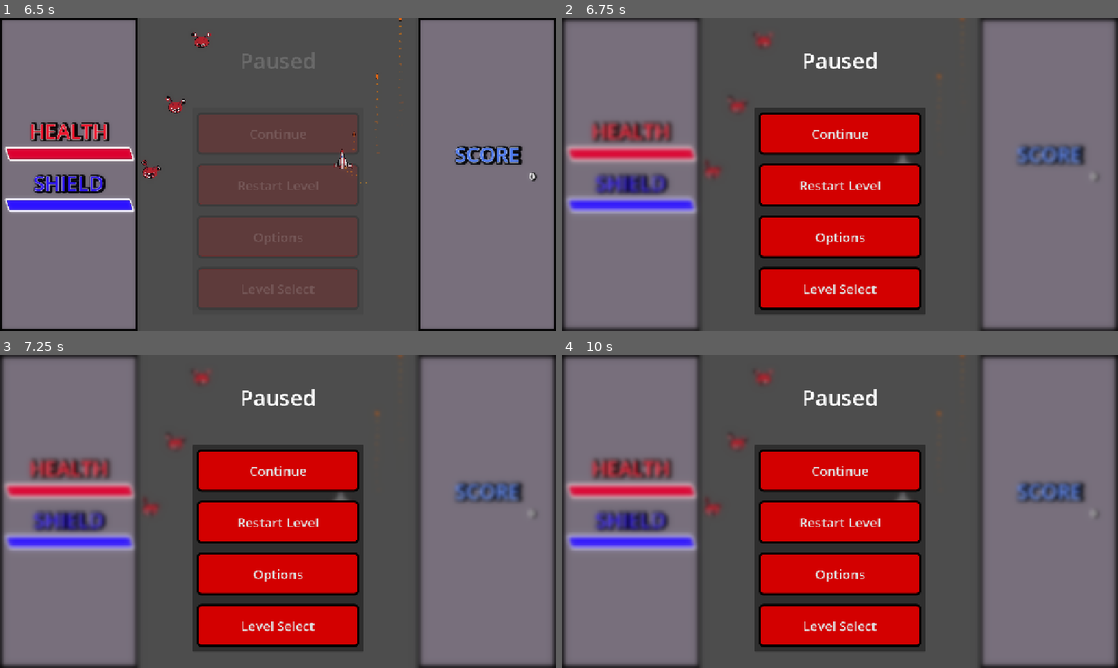
Above: before the commit, frames 1-4 (two rows, left to right).
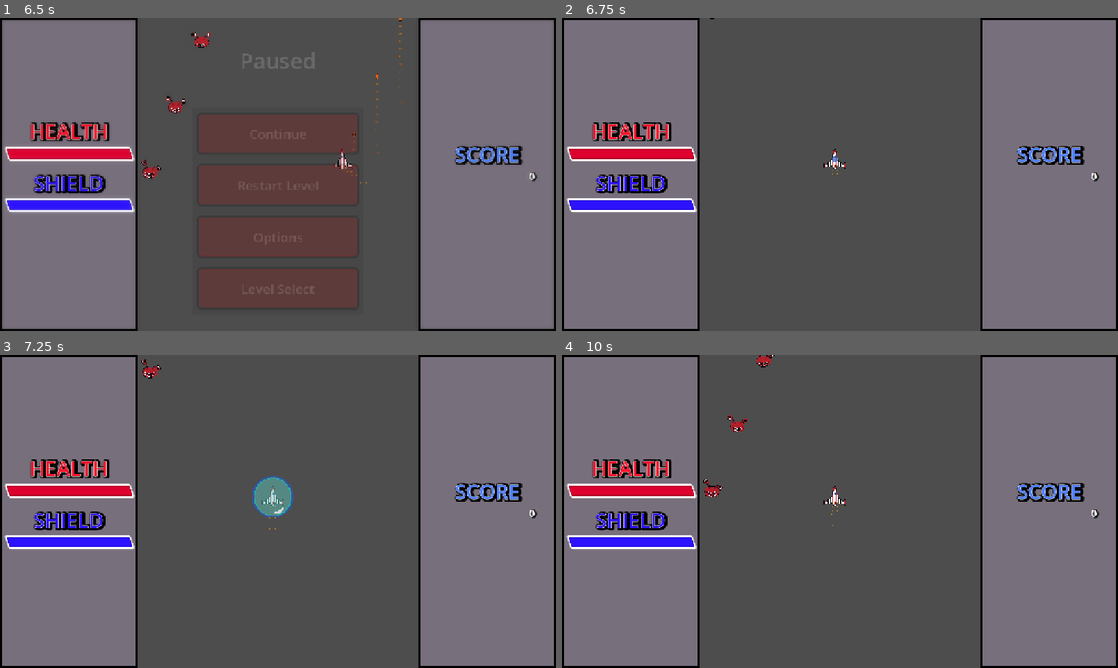
Above: after the commit, the same moments.

Repository: Mast177/FlyingGameRepo
Game: Godot game, scene res://Scenes/Menus/main_menu.tscn
Same seed, same stepped clock (60 frames per second), same inputs: the game is played once before the commit and once after it.
Inputs (mouse positions are in pixels of both pictures, inside the frame that each line leads up to):
- Up to frame 1 (6.5 s): click "Options" at 0.5 s; click "Level Select" at 1.25 s; click "1" at 2 s; tap Enter at 2.75 s; hold D (Move_Right) 2.78-3.53 s; hold Space (Shoot) 2.78-3.53 s; hold S (Move_Down) 3.53-4.28 s; tap T at 3.6, 5.1 s; hold D (Move_Right) 4.28-5.03 s; hold Space (Shoot) 4.28-5.03 s; hold W (Move_Up) 5.03-5.78 s; hold A (Move_Left) from 5.78 s (still down); hold Space (Shoot) from 5.78 s (still down); tap P (Pause) at 6.4 s
- Up to frame 2 (6.75 s): release A (Move_Left) at 6.5 s; release Space (Shoot) at 6.5 s; click "Restart Level" at 6.5 s
- Up to frame 3 (7.25 s): no input
- Up to frame 4 (10 s): click (840, 574) at 7.25 s, where only the run before the commit has a clickable "Options"; click (840, 624) at 8 s, where only the run before the commit has a clickable "Level Select"; click (840, 520) at 8.75 s, where only the run before the commit has a clickable "Restart Level"; click (840, 520) at 9.5 s, where only the run before the commit has a clickable "Restart Level"

Frame 1 is identical in both runs. In frame 2, 30% of the frame differs, in the area x 0-100%, y 0-100%; in frame 3, 30%; in frame 4, 30%.

Commit message:
Version Update and Button Fixing
Updated to godot 4.6 and fixed some bugs with the buttons not working correctly after the update

Diff:
--- a/Assets/Transitions/transition_button.tscn
+++ b/Assets/Transitions/transition_button.tscn
@@ -40,15 +40,16 @@
 
 [sub_resource type="StyleBoxEmpty" id="StyleBoxEmpty_is1tu"]
 
-[node name="TransitionButton" type="Control"]
+[node name="TransitionButton" type="Control" unique_id=841331362]
 layout_mode = 3
 anchors_preset = 10
 anchor_right = 1.0
 grow_horizontal = 2
+mouse_filter = 1
 script = ExtResource("1_5lg8y")
 next_scene = "res://Scenes/Menus/upgrade_menu.tscn"
 
-[node name="Button" type="Button" parent="."]
+[node name="Button" type="Button" parent="." unique_id=685519797]
 custom_minimum_size = Vector2(200, 0)
 layout_mode = 1
 offset_left = -100.0
--- a/Scenes/Levels/level_3.tscn
+++ b/Scenes/Levels/level_3.tscn
@@ -7,8 +7,11 @@
 [ext_resource type="Resource" uid="uid://cnjfn1115r3b4" path="res://Resources/Waves/Level_3_Waves/3_3.tres" id="5_4ahh4"]
 [ext_resource type="Resource" uid="uid://cmmeip4o3yx4p" path="res://Resources/Waves/Level_3_Waves/3_4.tres" id="6_dl55b"]
 
-[node name="Level" instance=ExtResource("1_us8ef")]
+[node name="Level" unique_id=1766582414 instance=ExtResource("1_us8ef")]
 
-[node name="EnemyWaveSpawner" parent="." index="1"]
+[node name="UI" parent="." index="0" unique_id=1624583402]
+process_mode = 0
+
+[node name="EnemyWaveSpawner" parent="." index="1" unique_id=2035115739]
 level_number = 3
 waves = Array[ExtResource("2_yy6i0")]([ExtResource("3_167vu"), ExtResource("4_x1k1j"), ExtResource("5_4ahh4"), ExtResource("6_dl55b")])
--- a/Scenes/Levels/level_base.tscn
+++ b/Scenes/Levels/level_base.tscn
@@ -28,26 +28,28 @@
 }
 }
 
-[node name="Level" type="Node2D" groups=["main"]]
+[node name="Level" type="Node2D" unique_id=927278689 groups=["main"]]
 script = ExtResource("1_t6dks")
 
-[node name="UI" parent="." instance=ExtResource("2_1uwe2")]
+[node name="UI" parent="." unique_id=1624583402 instance=ExtResource("2_1uwe2")]
 
-[node name="Level_Complete" parent="UI" instance=ExtResource("3_3vcfl")]
+[node name="Level_Complete" parent="UI" unique_id=32761183 instance=ExtResource("3_3vcfl")]
+mouse_filter = 2
 
-[node name="Game_Over" parent="UI" instance=ExtResource("4_ouscj")]
+[node name="Game_Over" parent="UI" unique_id=857819586 instance=ExtResource("4_ouscj")]
+mouse_filter = 2
 
-[node name="EnemyWaveSpawner" parent="." instance=ExtResource("3_oo65s")]
+[node name="EnemyWaveSpawner" parent="." unique_id=2035115739 instance=ExtResource("3_oo65s")]
 position = Vector2(643, -24)
 waves = Array[ExtResource("4_cjn6a")]([ExtResource("5_kbs4g")])
 wave_cooldown = 5.0
 spawn_interval = 1.0
 SPAWN_BEHAVIOR = "Spawn One"
 
-[node name="KillBox" parent="." instance=ExtResource("6_mrmml")]
+[node name="KillBox" parent="." unique_id=1277528029 instance=ExtResource("6_mrmml")]
 position = Vector2(641, 850)
 
-[node name="AudioStreamPlayer" type="AudioStreamPlayer" parent="."]
+[node name="AudioStreamPlayer" type="AudioStreamPlayer" parent="." unique_id=388864161]
 stream = SubResource("AudioStreamInteractive_ouscj")
 autoplay = true
 bus = &"Music"
--- a/Scenes/Menus/pause_menu.tscn
+++ b/Scenes/Menus/pause_menu.tscn
@@ -172,7 +172,7 @@
 &"pause_menu_blur": SubResource("Animation_477er")
 }
 
-[node name="PauseMenu" type="Control"]
+[node name="PauseMenu" type="Control" unique_id=2116695936]
 process_mode = 3
 modulate = Color(1, 1, 1, 0)
 top_level = true
@@ -183,10 +183,11 @@
 anchor_bottom = 1.0
 grow_horizontal = 2
 grow_vertical = 2
+mouse_filter = 1
 script = ExtResource("1_rmmy6")
 metadata/_edit_use_anchors_ = true
 
-[node name="ColorRect" type="ColorRect" parent="."]
+[node name="ColorRect" type="ColorRect" parent="." unique_id=958839720]
 material = SubResource("ShaderMaterial_q6lpj")
 layout_mode = 1
 anchors_preset = 15
@@ -200,7 +201,7 @@
 grow_vertical = 2
 scale = Vector2(12.04, 13.44)
 
-[node name="PanelContainer" type="PanelContainer" parent="."]
+[node name="PanelContainer" type="PanelContainer" parent="." unique_id=1411785267]
 layout_mode = 0
 anchor_left = 0.34592
 anchor_top = 0.28717
@@ -210,18 +211,18 @@
 grow_vertical = 2
 metadata/_edit_use_anchors_ = true
 
-[node name="MarginContainer" type="MarginContainer" parent="PanelContainer"]
+[node name="MarginContainer" type="MarginContainer" parent="PanelContainer" unique_id=216732527]
 layout_mode = 2
 theme_override_constants/margin_left = 10
 theme_override_constants/margin_top = 10
 theme_override_constants/margin_right = 10
 theme_override_constants/margin_bottom = 10
 
-[node name="VBoxContainer" type="VBoxContainer" parent="PanelContainer/MarginContainer"]
+[node name="VBoxContainer" type="VBoxContainer" parent="PanelContainer/MarginContainer" unique_id=671247003]
 layout_mode = 2
 theme_override_constants/separation = 20
 
-[node name="ContinueButton" type="Button" parent="PanelContainer/MarginContainer/VBoxContainer"]
+[node name="ContinueButton" type="Button" parent="PanelContainer/MarginContainer/VBoxContainer" unique_id=1658142760]
 layout_mode = 2
 size_flags_vertical = 3
 theme_override_font_sizes/font_size = 30
@@ -232,7 +233,7 @@
 text = "Continue
 "
 
-[node name="ResetButton" type="Button" parent="PanelContainer/MarginContainer/VBoxContainer"]
+[node name="ResetButton" type="Button" parent="PanelContainer/MarginContainer/VBoxContainer" unique_id=664001236]
 layout_mode = 2
 size_flags_vertical = 3
 theme_override_font_sizes/font_size = 30
@@ -242,7 +243,7 @@
 theme_override_styles/focus = SubResource("StyleBoxEmpty_ypwfe")
 text = "Restart Level"
 
-[node name="OptionsButton" type="Button" parent="PanelContainer/MarginContainer/VBoxContainer"]
+[node name="OptionsButton" type="Button" parent="PanelContainer/MarginContainer/VBoxContainer" unique_id=127443535]
 layout_mode = 2
 size_flags_vertical = 3
 theme_override_font_sizes/font_size = 30
@@ -253,7 +254,7 @@
 text = "Options
 "
 
-[node name="ExitButton" type="Button" parent="PanelContainer/MarginContainer/VBoxContainer"]
+[node name="ExitButton" type="Button" parent="PanelContainer/MarginContainer/VBoxContainer" unique_id=1553972533]
 layout_mode = 2
 size_flags_vertical = 3
 theme_override_font_sizes/font_size = 30
@@ -263,7 +264,7 @@
 theme_override_styles/focus = SubResource("StyleBoxEmpty_ypwfe")
 text = "Level Select"
 
-[node name="Label" type="Label" parent="."]
+[node name="Label" type="Label" parent="." unique_id=1857186520]
 layout_mode = 1
 anchors_preset = -1
 anchor_left = 0.393663
@@ -278,13 +279,12 @@
 vertical_alignment = 1
 metadata/_edit_use_anchors_ = true
 
-[node name="AnimationPlayer" type="AnimationPlayer" parent="."]
-libraries = {
-&"": SubResource("AnimationLibrary_iseab")
-}
-
-[node name="Options" parent="." instance=ExtResource("3_64esy")]
+[node name="AnimationPlayer" type="AnimationPlayer" parent="." unique_id=1199604795]
+libraries/ = SubResource("AnimationLibrary_iseab")
+
+[node name="Options" parent="." unique_id=14452503 instance=ExtResource("3_64esy")]
 layout_mode = 1
+mouse_filter = 1
 
 [connection signal="pressed" from="PanelContainer/MarginContainer/VBoxContainer/ContinueButton" to="." method="_on_continue_button_pressed"]
 [connection signal="pressed" from="PanelContainer/MarginContainer/VBoxContainer/ResetButton" to="." method="_on_reset_button_pressed"]
--- a/Scenes/Misc/game_over.tscn
+++ b/Scenes/Misc/game_over.tscn
@@ -13,16 +13,25 @@
 subpixel_positioning = 0
 msdf_pixel_range = 14
 msdf_size = 128
+cache/0/variation_coordinates = {}
+cache/0/face_index = 0
+cache/0/embolden = 0.0
+cache/0/transform = Transform2D(1, 0, 0, 1, 0, 0)
+cache/0/spacing_top = 0
+cache/0/spacing_bottom = 0
+cache/0/spacing_space = 0
+cache/0/spacing_glyph = 0
+cache/0/baseline_offset = 0.0
+cache/0/16/0/ascent = 0.0
+cache/0/16/0/descent = 0.0
+cache/0/16/0/underline_position = 0.0
+cache/0/16/0/underline_thickness = 0.0
+cache/0/16/0/scale = 1.0
 cache/0/75/0/ascent = 0.0
 cache/0/75/0/descent = 0.0
 cache/0/75/0/underline_position = 0.0
 cache/0/75/0/underline_thickness = 0.0
 cache/0/75/0/scale = 1.0
-cache/0/16/0/ascent = 0.0
-cache/0/16/0/descent = 0.0
-cache/0/16/0/underline_position = 0.0
-cache/0/16/0/underline_thickness = 0.0
-cache/0/16/0/scale = 1.0
 
 [sub_resource type="LabelSettings" id="LabelSettings_nxg8r"]
 font = SubResource("FontFile_fcenq")
@@ -332,6 +341,15 @@
 subpixel_positioning = 0
 msdf_pixel_range = 14
 msdf_size = 128
+cache/0/variation_coordinates = {}
+cache/0/face_index = 0
+cache/0/embolden = 0.0
+cache/0/transform = Transform2D(1, 0, 0, 1, 0, 0)
+cache/0/spacing_top = 0
+cache/0/spacing_bottom = 0
+cache/0/spacing_space = 0
+cache/0/spacing_glyph = 0
+cache/0/baseline_offset = 0.0
 cache/0/16/0/ascent = 0.0
 cache/0/16/0/descent = 0.0
 cache/0/16/0/underline_position = 0.0
@@ -363,17 +381,17 @@
 shadow_color = Color(0, 0, 0, 1)
 shadow_offset = Vector2(3, 1)
 
-[node name="Game_Over" type="Control"]
-top_level = true
+[node name="Game_Over" type="Control" unique_id=1848511701]
 layout_mode = 3
 anchors_preset = 15
 anchor_right = 1.0
 anchor_bottom = 1.0
 grow_horizontal = 2
 grow_vertical = 2
+mouse_filter = 2
 script = ExtResource("1_wx7lh")
 
-[node name="Label" type="Label" parent="."]
+[node name="Label" type="Label" parent="." unique_id=1983241612]
 material = SubResource("ShaderMaterial_8mf5n")
 layout_mode = 1
 anchors_preset = 8
@@ -391,7 +409,7 @@
 label_settings = SubResource("LabelSettings_nxg8r")
 horizontal_alignment = 1
 
-[node name="RetryButton" type="Button" parent="Label"]
+[node name="RetryButton" type="Button" parent="Label" unique_id=2050246350]
 custom_minimum_size = Vector2(200, 0)
 layout_mode = 1
 anchors_preset = 8
@@ -416,7 +434,7 @@
 text = "Retry"
 script = SubResource("GDScript_7da05")
 
-[node name="QuitButton" type="Button" parent="Label"]
+[node name="QuitButton" type="Button" parent="Label" unique_id=1093440188]
 custom_minimum_size = Vector2(200, 0)
 layout_mode = 1
 anchors_preset = 8
@@ -443,14 +461,12 @@
 script = SubResource("GDScript_x1w77")
 next_scene = "res://Scenes/Menus/main_menu_levels_first.tscn"
 
-[node name="AnimationPlayer" type="AnimationPlayer" parent="."]
-libraries = {
-&"": SubResource("AnimationLibrary_bncdx")
-}
-autoplay = "no_show_complete"
+[node name="AnimationPlayer" type="AnimationPlayer" parent="." unique_id=2087567820]
+libraries/ = SubResource("AnimationLibrary_bncdx")
+autoplay = &"no_show_complete"
 next/show_complete = &"show_button"
 
-[node name="NewHighScore" type="Label" parent="."]
+[node name="NewHighScore" type="Label" parent="." unique_id=568969375]
 visible = false
 modulate = Color(1, 1, 1, 0)
 material = SubResource("ShaderMaterial_2jdn0")
@@ -470,7 +486,7 @@
 label_settings = SubResource("LabelSettings_ky7wy")
 horizontal_alignment = 1
 
-[node name="Highscore" type="Label" parent="NewHighScore"]
+[node name="Highscore" type="Label" parent="NewHighScore" unique_id=2038000721]
 visible = false
 layout_mode = 1
 anchors_preset = 7
--- a/Scenes/Misc/level_complete.tscn
+++ b/Scenes/Misc/level_complete.tscn
@@ -14,16 +14,25 @@
 subpixel_positioning = 0
 msdf_pixel_range = 14
 msdf_size = 128
+cache/0/variation_coordinates = {}
+cache/0/face_index = 0
+cache/0/embolden = 0.0
+cache/0/transform = Transform2D(1, 0, 0, 1, 0, 0)
+cache/0/spacing_top = 0
+cache/0/spacing_bottom = 0
+cache/0/spacing_space = 0
+cache/0/spacing_glyph = 0
+cache/0/baseline_offset = 0.0
+cache/0/16/0/ascent = 0.0
+cache/0/16/0/descent = 0.0
+cache/0/16/0/underline_position = 0.0
+cache/0/16/0/underline_thickness = 0.0
+cache/0/16/0/scale = 1.0
 cache/0/75/0/ascent = 0.0
 cache/0/75/0/descent = 0.0
 cache/0/75/0/underline_position = 0.0
 cache/0/75/0/underline_thickness = 0.0
 cache/0/75/0/scale = 1.0
-cache/0/16/0/ascent = 0.0
-cache/0/16/0/descent = 0.0
-cache/0/16/0/underline_position = 0.0
-cache/0/16/0/underline_thickness = 0.0
-cache/0/16/0/scale = 1.0
 
 [sub_resource type="LabelSettings" id="LabelSettings_ij7qk"]
 font = SubResource("FontFile_fcenq")
@@ -305,6 +314,15 @@
 subpixel_positioning = 0
 msdf_pixel_range = 14
 msdf_size = 128
+cache/0/variation_coordinates = {}
+cache/0/face_index = 0
+cache/0/embolden = 0.0
+cache/0/transform = Transform2D(1, 0, 0, 1, 0, 0)
+cache/0/spacing_top = 0
+cache/0/spacing_bottom = 0
+cache/0/spacing_space = 0
+cache/0/spacing_glyph = 0
+cache/0/baseline_offset = 0.0
 cache/0/16/0/ascent = 0.0
 cache/0/16/0/descent = 0.0
 cache/0/16/0/underline_position = 0.0
@@ -336,7 +354,7 @@
 shadow_color = Color(0, 0, 0, 1)
 shadow_offset = Vector2(3, 1)
 
-[node name="Level_Complete" type="Control"]
+[node name="Level_Complete" type="Control" unique_id=504223866]
 top_level = true
 layout_mode = 3
 anchors_preset = 15
@@ -344,9 +362,10 @@
 anchor_bottom = 1.0
 grow_horizontal = 2
 grow_vertical = 2
+mouse_filter = 1
 script = ExtResource("1_ufmrs")
 
-[node name="Label" type="Label" parent="."]
+[node name="Label" type="Label" parent="." unique_id=1095431435]
 material = SubResource("ShaderMaterial_8mf5n")
 layout_mode = 1
 anchors_preset = 8
@@ -364,8 +383,9 @@
 label_settings = SubResource("LabelSettings_ij7qk")
 horizontal_alignment = 1
 
-[node name="TransitionButton" parent="Label" instance=ExtResource("3_5m7ny")]
+[node name="TransitionButton" parent="Label" unique_id=735189679 instance=ExtResource("3_5m7ny")]
 visible = false
+z_index = 10
 layout_mode = 1
 anchors_preset = 7
 anchor_left = 0.5
@@ -375,16 +395,15 @@
 offset_top = 39.0
 offset_bottom = 39.0
 grow_vertical = 0
+mouse_behavior_recursive = 2
 transition_type = "pixelate"
 
-[node name="AnimationPlayer" type="AnimationPlayer" parent="."]
-libraries = {
-&"": SubResource("AnimationLibrary_bncdx")
-}
-autoplay = "no_show_complete"
+[node name="AnimationPlayer" type="AnimationPlayer" parent="." unique_id=836172715]
+libraries/ = SubResource("AnimationLibrary_bncdx")
+autoplay = &"no_show_complete"
 next/show_complete = &"show_button"
 
-[node name="NewHighScore" type="Label" parent="."]
+[node name="NewHighScore" type="Label" parent="." unique_id=788358429]
 visible = false
 modulate = Color(1, 1, 1, 0)
 material = SubResource("ShaderMaterial_2jdn0")
@@ -404,7 +423,7 @@
 label_settings = SubResource("LabelSettings_ky7wy")
 horizontal_alignment = 1
 
-[node name="Highscore" type="Label" parent="NewHighScore"]
+[node name="Highscore" type="Label" parent="NewHighScore" unique_id=1028361308]
 visible = false
 layout_mode = 1
 anchors_preset = 7
--- a/Scenes/Misc/ui.tscn
+++ b/Scenes/Misc/ui.tscn
@@ -100,49 +100,51 @@
 [sub_resource type="RectangleShape2D" id="RectangleShape2D_q3jy2"]
 size = Vector2(624, 80)
 
-[node name="UI" type="CanvasLayer" node_paths=PackedStringArray("health_bar", "shield_bar", "score_tally") groups=["UI"]]
+[node name="UI" type="CanvasLayer" unique_id=1227684911 node_paths=PackedStringArray("health_bar", "shield_bar", "score_tally") groups=["UI"]]
 process_mode = 3
 script = ExtResource("1_tgjfx")
 health_bar = NodePath("Control/HBoxContainer/Panel/HBoxContainer/HealthBar")
 shield_bar = NodePath("Control/HBoxContainer/Panel/HBoxContainer2/ShieldBar")
 score_tally = NodePath("Control/HBoxContainer/Panel4/Score/ScoreTally")
 
-[node name="Camera2D" type="Camera2D" parent="."]
+[node name="Camera2D" type="Camera2D" parent="." unique_id=163836640]
 position = Vector2(0, 2)
 anchor_mode = 0
 
-[node name="PlayerFighter" parent="." instance=ExtResource("1_ss2b2")]
+[node name="PlayerFighter" parent="." unique_id=470294074 instance=ExtResource("1_ss2b2")]
 position = Vector2(628, 326)
 
-[node name="Control" type="Control" parent="."]
+[node name="Control" type="Control" parent="." unique_id=371201411]
 layout_mode = 3
 anchors_preset = 15
 anchor_right = 1.0
 anchor_bottom = 1.0
 grow_horizontal = 2
 grow_vertical = 2
-
-[node name="HBoxContainer" type="HBoxContainer" parent="Control"]
+mouse_filter = 2
+
+[node name="HBoxContainer" type="HBoxContainer" parent="Control" unique_id=905270348]
 layout_mode = 1
 anchors_preset = 15
 anchor_right = 1.0
 anchor_bottom = 1.0
 grow_horizontal = 2
 grow_vertical = 2
-
-[node name="Panel" type="Panel" parent="Control/HBoxContainer"]
+mouse_filter = 2
+
+[node name="Panel" type="Panel" parent="Control/HBoxContainer" unique_id=1264053411]
 layout_mode = 2
 size_flags_horizontal = 3
 theme_override_styles/panel = SubResource("StyleBoxFlat_6ga7j")
 
-[node name="BoundingBoxLeft" type="StaticBody2D" parent="Control/HBoxContainer/Panel" groups=["Edge"]]
-
-[node name="CollisionShape2D" type="CollisionShape2D" parent="Control/HBoxContainer/Panel/BoundingBoxLeft"]
+[node name="BoundingBoxLeft" type="StaticBody2D" parent="Control/HBoxContainer/Panel" unique_id=1780642501 groups=["Edge"]]
+
+[node name="CollisionShape2D" type="CollisionShape2D" parent="Control/HBoxContainer/Panel/BoundingBoxLeft" unique_id=974712071]
 visible = false
 position = Vector2(158.25, 362.5)
 shape = SubResource("RectangleShape2D_ipaai")
 
-[node name="Health" type="Label" parent="Control/HBoxContainer/Panel"]
+[node name="Health" type="Label" parent="Control/HBoxContainer/Panel" unique_id=1187882203]
 top_level = true
 layout_mode = 0
 offset_left = 68.0
@@ -156,7 +158,7 @@
 horizontal_alignment = 1
 vertical_alignment = 1
 
-[node name="HBoxContainer" type="HBoxContainer" parent="Control/HBoxContainer/Panel"]
+[node name="HBoxContainer" type="HBoxContainer" parent="Control/HBoxContainer/Panel" unique_id=2138361780]
 layout_mode = 1
 anchors_preset = 14
 anchor_top = 0.5
@@ -170,7 +172,7 @@
 grow_vertical = 2
 scale = Vector2(0.915897, 1.44)
 
-[node name="HealthBar" type="ProgressBar" parent="Control/HBoxContainer/Panel/HBoxContainer"]
+[node name="HealthBar" type="ProgressBar" parent="Control/HBoxContainer/Panel/HBoxContainer" unique_id=515647445]
 z_index = 3
 z_as_relative = false
 layout_mode = 2
@@ -181,7 +183,7 @@
 value = 50.0
 show_percentage = false
 
-[node name="Shield" type="Label" parent="Control/HBoxContainer/Panel"]
+[node name="Shield" type="Label" parent="Control/HBoxContainer/Panel" unique_id=1174983896]
 top_level = true
 layout_mode = 0
 offset_left = 68.0
@@ -195,7 +197,7 @@
 horizontal_alignment = 1
 vertical_alignment = 1
 
-[node name="HBoxContainer2" type="HBoxContainer" parent="Control/HBoxContainer/Panel"]
+[node name="HBoxContainer2" type="HBoxContainer" parent="Control/HBoxContainer/Panel" unique_id=960588111]
 layout_mode = 1
 anchors_preset = 14
 anchor_top = 0.5
@@ -209,7 +211,7 @@
 grow_vertical = 2
 scale = Vector2(0.915897, 1.44)
 
-[node name="ShieldBar" type="ProgressBar" parent="Control/HBoxContainer/Panel/HBoxContainer2"]
+[node name="ShieldBar" type="ProgressBar" parent="Control/HBoxContainer/Panel/HBoxContainer2" unique_id=283050117]
 z_index = 3
 z_as_relative = false
 layout_mode = 2
@@ -220,29 +222,31 @@
 value = 50.0
 show_percentage = false
 
-[node name="Panel2" type="Panel" parent="Control/HBoxContainer"]
+[node name="Panel2" type="Panel" parent="Control/HBoxContainer" unique_id=15546588]
 modulate = Color(1, 1, 1, 0)
 layout_mode = 2
 size_flags_horizontal = 3
-
-[node name="Panel3" type="Panel" parent="Control/HBoxContainer"]
+mouse_filter = 2
+
+[node name="Panel3" type="Panel" parent="Control/HBoxContainer" unique_id=1005835420]
 self_modulate = Color(1, 1, 1, 0)
 layout_mode = 2
 size_flags_horizontal = 3
-
-[node name="Panel4" type="Panel" parent="Control/HBoxContainer"]
+mouse_filter = 2
+
+[node name="Panel4" type="Panel" parent="Control/HBoxContainer" unique_id=186103980]
 layout_mode = 2
 size_flags_horizontal = 3
 theme_override_styles/panel = SubResource("StyleBoxFlat_v2t3p")
 
-[node name="BoundingBoxRight" type="StaticBody2D" parent="Control/HBoxContainer/Panel4" groups=["Edge"]]
-
-[node name="CollisionShape2D" type="CollisionShape2D" parent="Control/HBoxContainer/Panel4/BoundingBoxRight"]
+[node name="BoundingBoxRight" type="StaticBody2D" parent="Control/HBoxContainer/Panel4" unique_id=1633864038 groups=["Edge"]]
+
+[node name="CollisionShape2D" type="CollisionShape2D" parent="Control/HBoxContainer/Panel4/BoundingBoxRight" unique_id=894574127]
 visible = false
 position = Vector2(160, 358)
 shape = SubResource("RectangleShape2D_ipaai")
 
-[node name="Score" type="Label" parent="Control/HBoxContainer/Panel4"]
+[node name="Score" type="Label" parent="Control/HBoxContainer/Panel4" unique_id=893760033]
 top_level = true
 layout_mode = 0
 offset_left = 1032.0
@@ -256,7 +260,7 @@
 horizontal_alignment = 1
 vertical_alignment = 1
 
-[node name="ScoreTally" type="Label" parent="Control/HBoxContainer/Panel4/Score"]
+[node name="ScoreTally" type="Label" parent="Control/HBoxContainer/Panel4/Score" unique_id=1497335785]
 layout_mode = 0
 offset_left = -19.0211
 offset_top = 66.4146
@@ -266,23 +270,23 @@
 label_settings = SubResource("LabelSettings_wxe7p")
 horizontal_alignment = 2
 
-[node name="BoundingBoxTop" type="StaticBody2D" parent="Control"]
+[node name="BoundingBoxTop" type="StaticBody2D" parent="Control" unique_id=2047990062]
 position = Vector2(525, -57)
 scale = Vector2(1.48, 1)
 
-[node name="CollisionShape2D" type="CollisionShape2D" parent="Control/BoundingBoxTop"]
+[node name="CollisionShape2D" type="CollisionShape2D" parent="Control/BoundingBoxTop" unique_id=130573827]
 position = Vector2(50, 16)
 shape = SubResource("RectangleShape2D_q3jy2")
 
-[node name="BoundingBoxBottom" type="StaticBody2D" parent="Control"]
+[node name="BoundingBoxBottom" type="StaticBody2D" parent="Control" unique_id=1567795344]
 position = Vector2(531, 743)
 scale = Vector2(1.72, 1)
 
-[node name="CollisionShape2D" type="CollisionShape2D" parent="Control/BoundingBoxBottom"]
+[node name="CollisionShape2D" type="CollisionShape2D" parent="Control/BoundingBoxBottom" unique_id=892430065]
 position = Vector2(50, 16)
 shape = SubResource("RectangleShape2D_q3jy2")
 
-[node name="PauseMenu" parent="." instance=ExtResource("3_4fllt")]
+[node name="PauseMenu" parent="." unique_id=762341768 instance=ExtResource("3_4fllt")]
 process_priority = 1
 physics_interpolation_mode = 0
 z_index = 10
--- a/project.godot
+++ b/project.godot
@@ -11,12 +11,13 @@
 [animation]
 
 warnings/check_invalid_track_paths=false
+compatibility/default_parent_skeleton_in_mesh_instance_3d=true
 
 [application]
 
 config/name="Flying Game"
 run/main_scene="res://Scenes/Menus/main_menu.tscn"
-config/features=PackedStringArray("4.5", "Forward Plus")
+config/features=PackedStringArray("4.6", "Forward Plus")
 config/icon="res://icon.svg"
 
 [autoload]
Not shown: 1 places in Assets/Transitions/transition_button.tscn that only renumber resources
Not shown: 1 places in Scenes/Levels/level_3.tscn that only renumber resources
Not shown: 1 places in Scenes/Levels/level_base.tscn that only renumber resources
Not shown: 1 places in Scenes/Menus/pause_menu.tscn that only renumber resources
Not shown: 1 places in Scenes/Misc/game_over.tscn that only renumber resources
Not shown: 1 places in Scenes/Misc/level_complete.tscn that only renumber resources
Not shown: 1 places in Scenes/Misc/ui.tscn that only renumber resources
